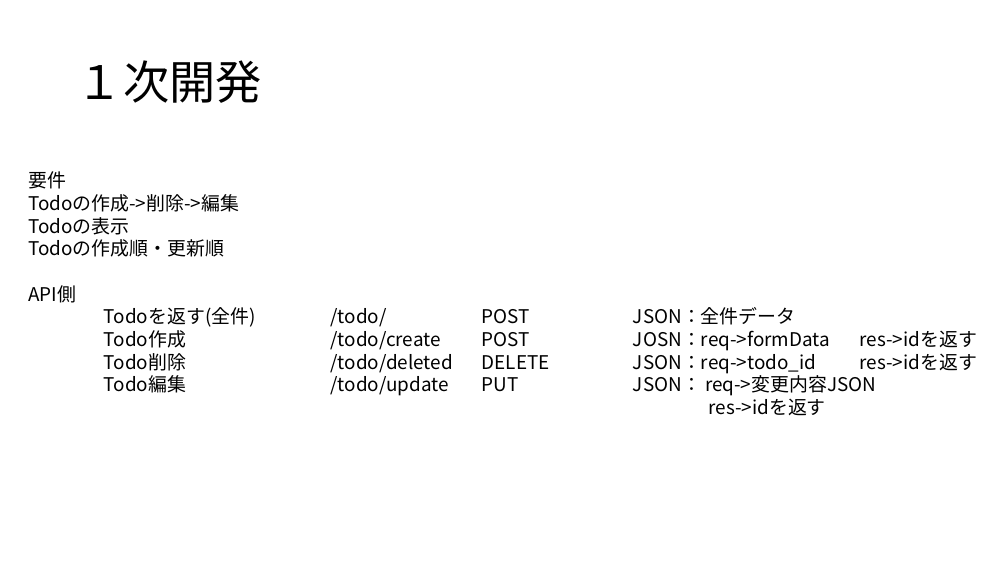
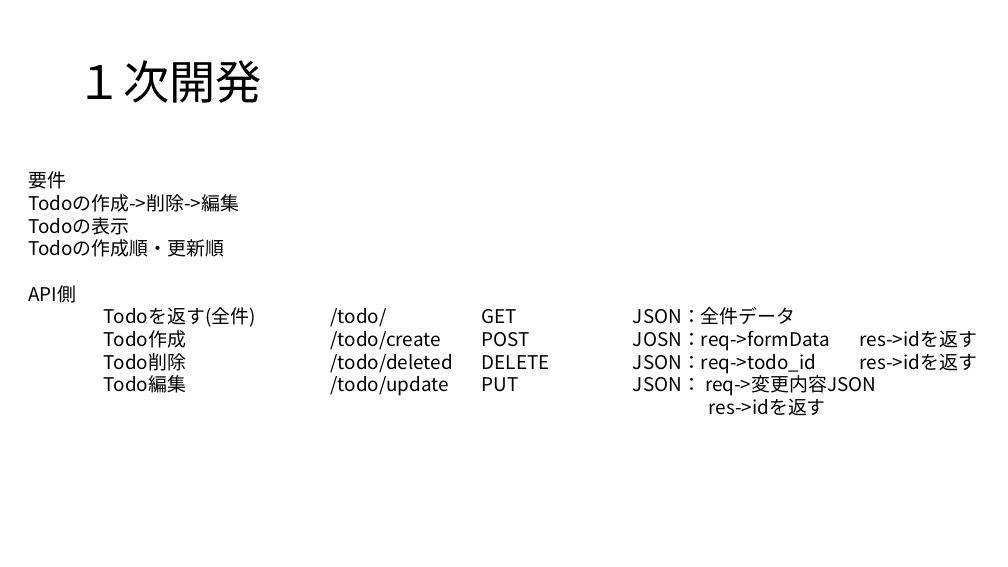
Before and after one commit to webfrontier-intern-20231002-20231031/todo-team-a, a slide deck: slide 5 of doc/Todo.pptx. Drawn at 1008x567 pixels with LibreOffice and Linux fonts; fonts in the diff are those of the drawing. Boxes give left, top, right and bottom in pixels: in the first picture for what was removed or moved away, otherwise in the second. Text is boxed around its words. In the diff, an @@ line names an element or a change of style, - is before the commit and + after.

```diff
--- a/doc/Todo.pptx
+++ b/doc/Todo.pptx
@@ text at <box>104,307,795,327</box>: text changed @@
-Todoを返す(全件) /todo/ POST JSON：全件データ
+Todoを返す(全件) /todo/ GET JSON：全件データ
```
Also in this commit, not shown: 1 other file.
